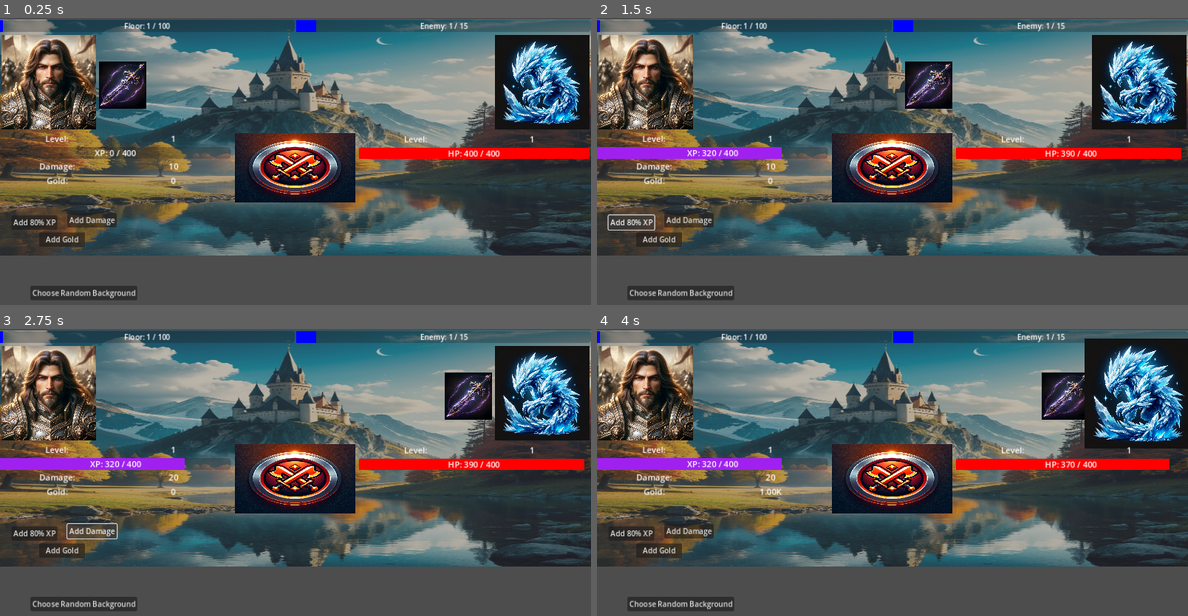
Above: before the commit, frames 1-4 (two rows, left to right).
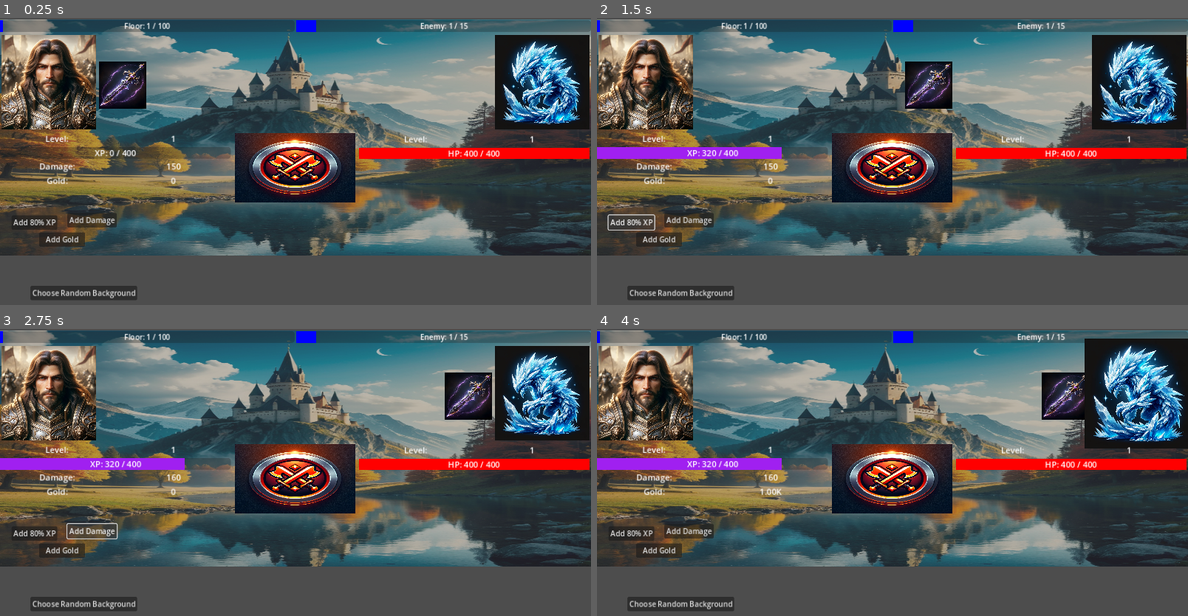
Above: after the commit, the same moments.

Repository: Pepice23/ClimbTheTower
Game: Godot game, scene res://scenes/main/main.tscn
Two runs of this game, one before a commit and one after it. Both use one fixed random seed, a clock stepped at 60 frames per second and the inputs below. The project has no main scene, so this scene is started directly.
Inputs (mouse positions are in pixels of both pictures, inside the frame that each line leads up to):
- Up to frame 1 (0.25 s): no input
- Up to frame 2 (1.5 s): click (892, 167) at 0.5 s; click "Add 80% XP" at 1.25 s
- Up to frame 3 (2.75 s): click "Add Damage" at 2 s
- Up to frame 4 (4 s): click "Add Gold" at 2.75 s; click (892, 478) at 3.5 s

The runs differ from the first frame. In frame 1, less than 0.1% of the frame differs, in the area x 28-31%, y 50-53%; in frame 2, 0.1%; in frame 3, 0.1%; in frame 4, 0.2%, in the area x 28-100%, y 45-53%.
Error after the commit: Invalid call. Nonexistent function 'player_manual_attack' in base 'Node (player_data.gd)'. (res://scenes/main/main.gd:14)

Commit message:
player manual attack moved, enemy's health now recharges

Diff:
--- a/autoloads/enemy_data.gd
+++ b/autoloads/enemy_data.gd
@@ -5,6 +5,17 @@
 var boss_time_max = 30
 var boss_time_current = 30
 
+signal change_enemy_health
+
 # Called when the node enters the scene tree for the first time.
 func _ready():
 	pass # Replace with function body.
+
+func prepare_next_enemy():
+	enemy_current_hp = enemy_max_hp
+	emit_signal("change_enemy_health")
+
+func player_manual_attack():
+	if enemy_current_hp >= PlayerData.player_damage:
+		enemy_current_hp -= PlayerData.player_damage
+		emit_signal("change_enemy_health")
--- a/autoloads/player_data.gd
+++ b/autoloads/player_data.gd
@@ -4,7 +4,7 @@
 var current_enemy = 1
 var floor_max = 100
 var enemy_max = 15
-var player_damage = 10
+var player_damage = 150
 var player_level = 1
 var player_current_xp = 0
 var player_max_xp = 400
@@ -41,11 +41,6 @@
 	emit_signal("change_current_floor")
 	emit_signal("change_enemy_level")
 
-func player_manual_attack():
-	if EnemyData.enemy_current_hp >= player_damage:
-		EnemyData.enemy_current_hp -= player_damage
-		emit_signal("change_enemy_health")
-
 func increase_current_xp(percent=80):
 	player_current_xp += percent / 100.0 * player_max_xp
 	check_and_level_up()
--- a/scenes/enemy_stat_display/enemy_stat_display.gd
+++ b/scenes/enemy_stat_display/enemy_stat_display.gd
@@ -13,7 +13,8 @@
 	set_boss_defaults()
 	PlayerData.connect("show_boss_timer", toggle_boss_timer_container_visibility)
 	PlayerData.connect("change_enemy_level", enemy_level_update)
-	PlayerData.connect("change_enemy_health", update_hp_progress)
+	EnemyData.connect("change_enemy_health", update_hp_progress)
+	Battle.connect("player_auto_attack", update_hp_progress)
 
 func toggle_boss_timer_container_visibility():
 	if PlayerData.current_enemy == PlayerData.enemy_max:
